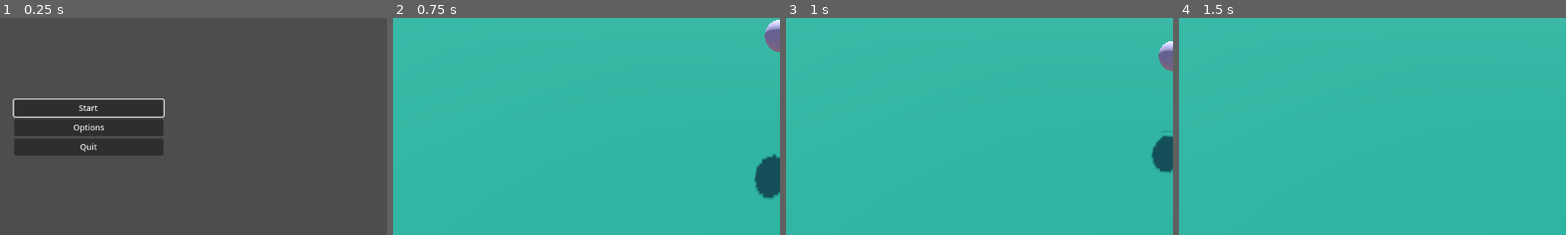
Above: before the commit, frames 1-4 (left to right).
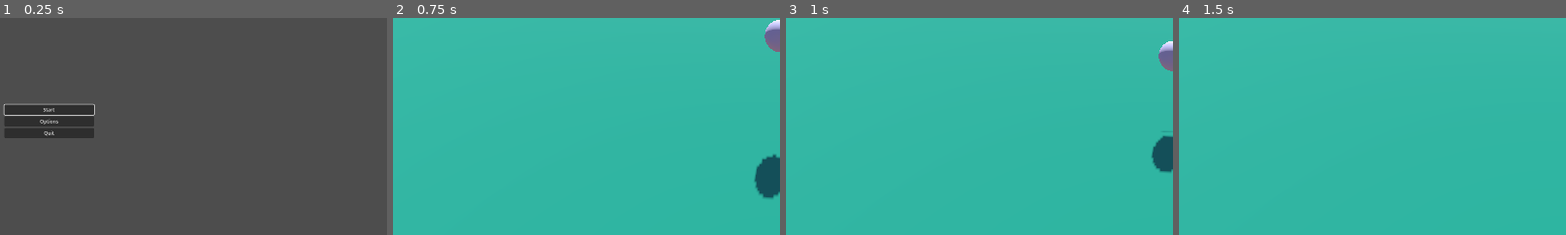
Above: after the commit, the same moments.

Repository: alwod/Dialogue-System
Game: Godot game, scene res://Scenes/main_menu.tscn
Two runs of this game, one before a commit and one after it. Both use one fixed random seed, a clock stepped at 60 frames per second and the inputs below. This scene is started directly instead of the project's main scene.
Inputs:
- Up to frame 1 (0.25 s): no input
- Up to frame 2 (0.75 s): click "Start" at 0.5 s
- Up to frame 3 (1 s): no input
- Up to frame 4 (1.5 s): hold D (Move_Right) from 1.28 s (still down)
The pictures show only the part of the screen within x 0-50%, y 26-76%; the shares and areas given below are measured in that part.

The runs differ from the first frame. In frame 1, 7.5% of the frame differs, in the area x 0-43%, y 37-64%; in frame 2, nothing differs; in frame 3, nothing differs; in frame 4, nothing differs.

Commit message:
Changed default resolution
Changed the default resolution to 1920x1080 based on steam stats.

Diff:
--- a/Dialogue Testing Project/Scenes/main_menu.tscn
+++ b/Dialogue Testing Project/Scenes/main_menu.tscn
@@ -20,10 +20,10 @@
 anchors_preset = 4
 anchor_top = 0.5
 anchor_bottom = 0.5
-offset_left = 21.0
-offset_top = -32.0
-offset_right = 243.0
-offset_bottom = 51.0
+offset_left = 10.707
+offset_top = -41.5
+offset_right = 232.707
+offset_bottom = 41.5
 grow_vertical = 2
 
 [node name="StartButton" type="Button" parent="VBoxContainer"]
--- a/Dialogue Testing Project/project.godot
+++ b/Dialogue Testing Project/project.godot
@@ -14,6 +14,11 @@
 run/main_scene="res://Scenes/main.tscn"
 config/features=PackedStringArray("4.0", "Forward Plus")
 config/icon="res://icon.svg"
+
+[display]
+
+window/size/viewport_width=1920
+window/size/viewport_height=1080
 
 [input]
 
@@ -48,21 +53,25 @@
 Move_Up={
 "deadzone": 0.5,
 "events": [Object(InputEventKey,"resource_local_to_scene":false,"resource_name":"","device":-1,"window_id":0,"alt_pressed":false,"shift_pressed":false,"ctrl_pressed":false,"meta_pressed":false,"pressed":false,"keycode":0,"physical_keycode":87,"key_label":0,"unicode":119,"echo":false,"script":null)
+, Object(InputEventKey,"resource_local_to_scene":false,"resource_name":"","device":-1,"window_id":0,"alt_pressed":false,"shift_pressed":false,"ctrl_pressed":false,"meta_pressed":false,"pressed":false,"keycode":0,"physical_keycode":4194320,"key_label":0,"unicode":0,"echo":false,"script":null)
 ]
 }
 Move_Left={
 "deadzone": 0.5,
 "events": [Object(InputEventKey,"resource_local_to_scene":false,"resource_name":"","device":-1,"window_id":0,"alt_pressed":false,"shift_pressed":false,"ctrl_pressed":false,"meta_pressed":false,"pressed":false,"keycode":0,"physical_keycode":65,"key_label":0,"unicode":97,"echo":false,"script":null)
+, Object(InputEventKey,"resource_local_to_scene":false,"resource_name":"","device":-1,"window_id":0,"alt_pressed":false,"shift_pressed":false,"ctrl_pressed":false,"meta_pressed":false,"pressed":false,"keycode":0,"physical_keycode":4194319,"key_label":0,"unicode":0,"echo":false,"script":null)
 ]
 }
 Move_Right={
 "deadzone": 0.5,
 "events": [Object(InputEventKey,"resource_local_to_scene":false,"resource_name":"","device":-1,"window_id":0,"alt_pressed":false,"shift_pressed":false,"ctrl_pressed":false,"meta_pressed":false,"pressed":false,"keycode":0,"physical_keycode":68,"key_label":0,"unicode":100,"echo":false,"script":null)
+, Object(InputEventKey,"resource_local_to_scene":false,"resource_name":"","device":-1,"window_id":0,"alt_pressed":false,"shift_pressed":false,"ctrl_pressed":false,"meta_pressed":false,"pressed":false,"keycode":0,"physical_keycode":4194321,"key_label":0,"unicode":0,"echo":false,"script":null)
 ]
 }
 Move_Down={
 "deadzone": 0.5,
 "events": [Object(InputEventKey,"resource_local_to_scene":false,"resource_name":"","device":-1,"window_id":0,"alt_pressed":false,"shift_pressed":false,"ctrl_pressed":false,"meta_pressed":false,"pressed":false,"keycode":0,"physical_keycode":83,"key_label":0,"unicode":115,"echo":false,"script":null)
+, Object(InputEventKey,"resource_local_to_scene":false,"resource_name":"","device":-1,"window_id":0,"alt_pressed":false,"shift_pressed":false,"ctrl_pressed":false,"meta_pressed":false,"pressed":false,"keycode":0,"physical_keycode":4194322,"key_label":0,"unicode":0,"echo":false,"script":null)
 ]
 }
 jump={
@@ -70,3 +79,7 @@
 "events": [Object(InputEventKey,"resource_local_to_scene":false,"resource_name":"","device":-1,"window_id":0,"alt_pressed":false,"shift_pressed":false,"ctrl_pressed":false,"meta_pressed":false,"pressed":false,"keycode":0,"physical_keycode":32,"key_label":0,"unicode":32,"echo":false,"script":null)
 ]
 }
+camera_rotation={
+"deadzone": 0.5,
+"events": []
+}
